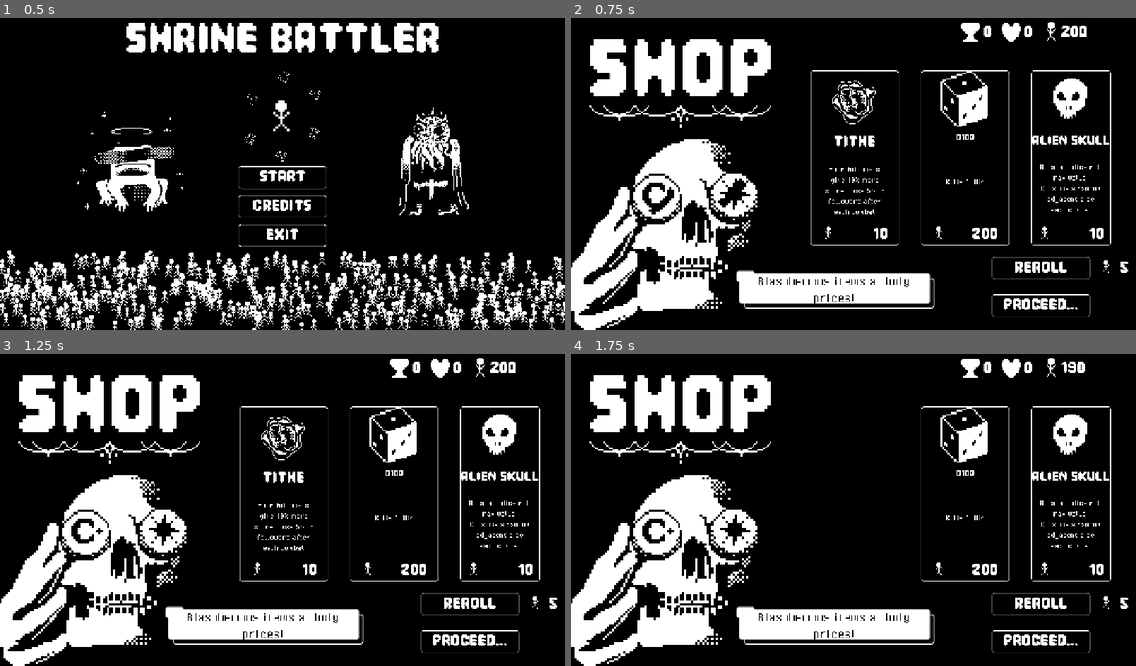
Above: before the commit, frames 1-4 (two rows, left to right).
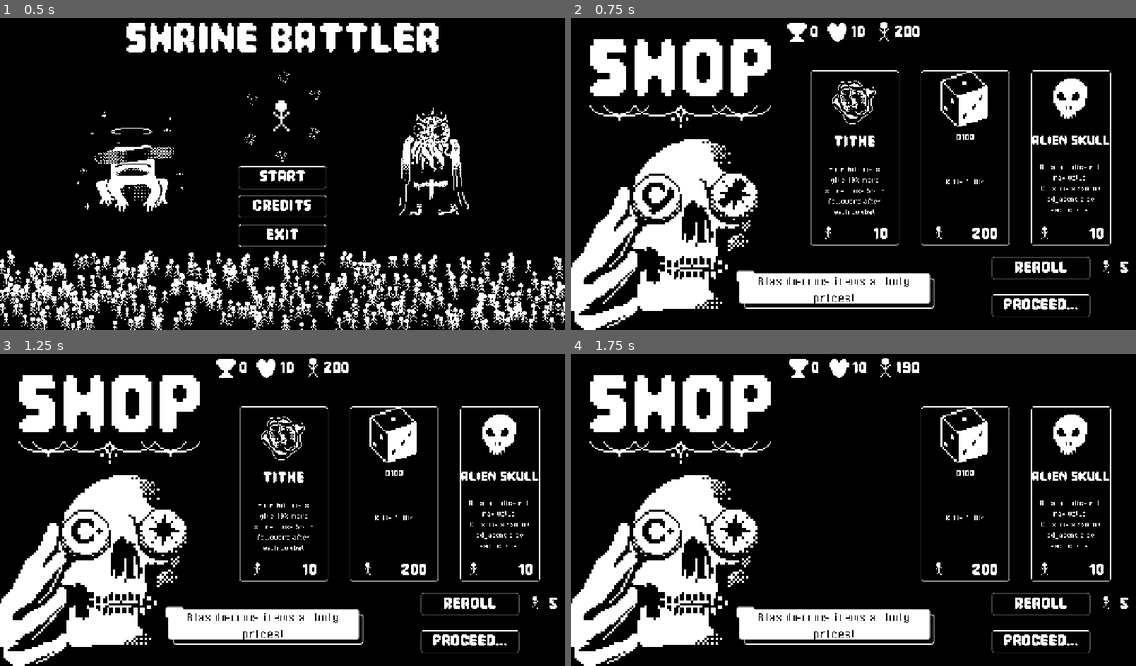
Above: after the commit, the same moments.

Repository: salbrandi/B1TJam2026
Game: Godot game, scene res://Main Scene.tscn
Same seed, same stepped clock (60 frames per second), same inputs: the game is played once before the commit and once after it.
Inputs (mouse positions are in pixels of both pictures, inside the frame that each line leads up to):
- Up to frame 1 (0.5 s): no input
- Up to frame 2 (0.75 s): click "Start" at 0.5 s
- Up to frame 3 (1.25 s): no input
- Up to frame 4 (1.75 s): click (853, 494) at 1.27 s

Frame 1 is identical in both runs. In frame 2, 1.1% of the frame differs, in the area x 38-92%, y 1-8%; in frame 3, 1.1%; in frame 4, 1.0%.

Commit message:
fix bug and ui issue with ticker

Diff:
--- a/UI/LivesLeft.tscn
+++ b/UI/LivesLeft.tscn
@@ -15,4 +15,4 @@
 [node name="LivesLabel" type="Label" parent="." unique_id=1924809274]
 layout_mode = 2
 theme = ExtResource("2_fki82")
-text = "0"
+text = "10"
--- a/UI/Shop.tscn
+++ b/UI/Shop.tscn
@@ -538,15 +538,17 @@
 anchors_preset = 1
 anchor_left = 1.0
 anchor_right = 1.0
-offset_left = -400.0
+offset_left = -1280.0
 offset_bottom = 70.0
 grow_horizontal = 0
+theme_override_constants/margin_left = 0
 theme_override_constants/margin_top = 20
-theme_override_constants/margin_right = 100
+theme_override_constants/margin_right = 0
 
 [node name="hbox" type="HBoxContainer" parent="FollowerCount" unique_id=1005743529]
 layout_mode = 2
 theme_override_constants/separation = 19
+alignment = 1
 
 [node name="WinCount" parent="FollowerCount/hbox" unique_id=460264632 instance=ExtResource("15_3fu01")]
 layout_mode = 2
--- a/UI/ShrineBattleScreen.tscn
+++ b/UI/ShrineBattleScreen.tscn
@@ -231,15 +231,15 @@
 anchors_preset = 1
 anchor_left = 1.0
 anchor_right = 1.0
-offset_left = -400.0
+offset_left = -1280.0
 offset_bottom = 70.0
 grow_horizontal = 0
 theme_override_constants/margin_top = 20
-theme_override_constants/margin_right = 100
 
 [node name="hbox" type="HBoxContainer" parent="FollowerCount" unique_id=2122168557]
 layout_mode = 2
 theme_override_constants/separation = 19
+alignment = 1
 
 [node name="WinCount" parent="FollowerCount/hbox" unique_id=460264632 instance=ExtResource("13_bx1by")]
 layout_mode = 2
--- a/UI/after_combat.gd
+++ b/UI/after_combat.gd
@@ -58,7 +58,7 @@
 	shopkeeper.visible = true
 	shopkeeper_panel.visible = true
 	var next_loss: TextureRect = null
-	var index = 1
+	var index = 0
 
 	title_text.text = "Loss"
 
